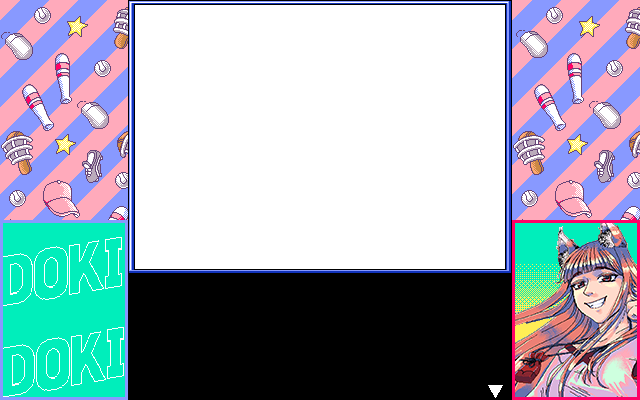
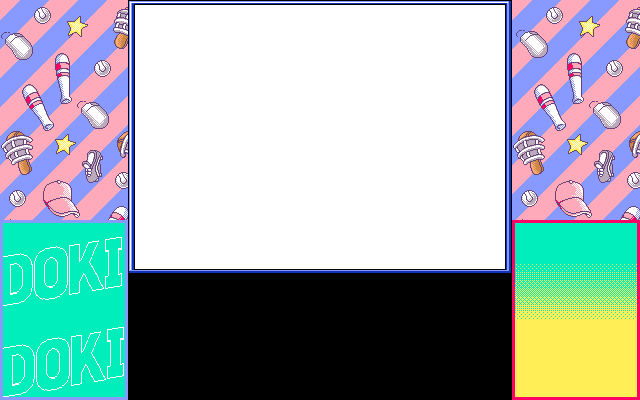
Layered file, before and after one edit (640 x 400). Changes by layer:
hid "HoloIndex" over bbox(488, 223, 637, 398)
painted on "Layer 3" over bbox(488, 385, 503, 398)
